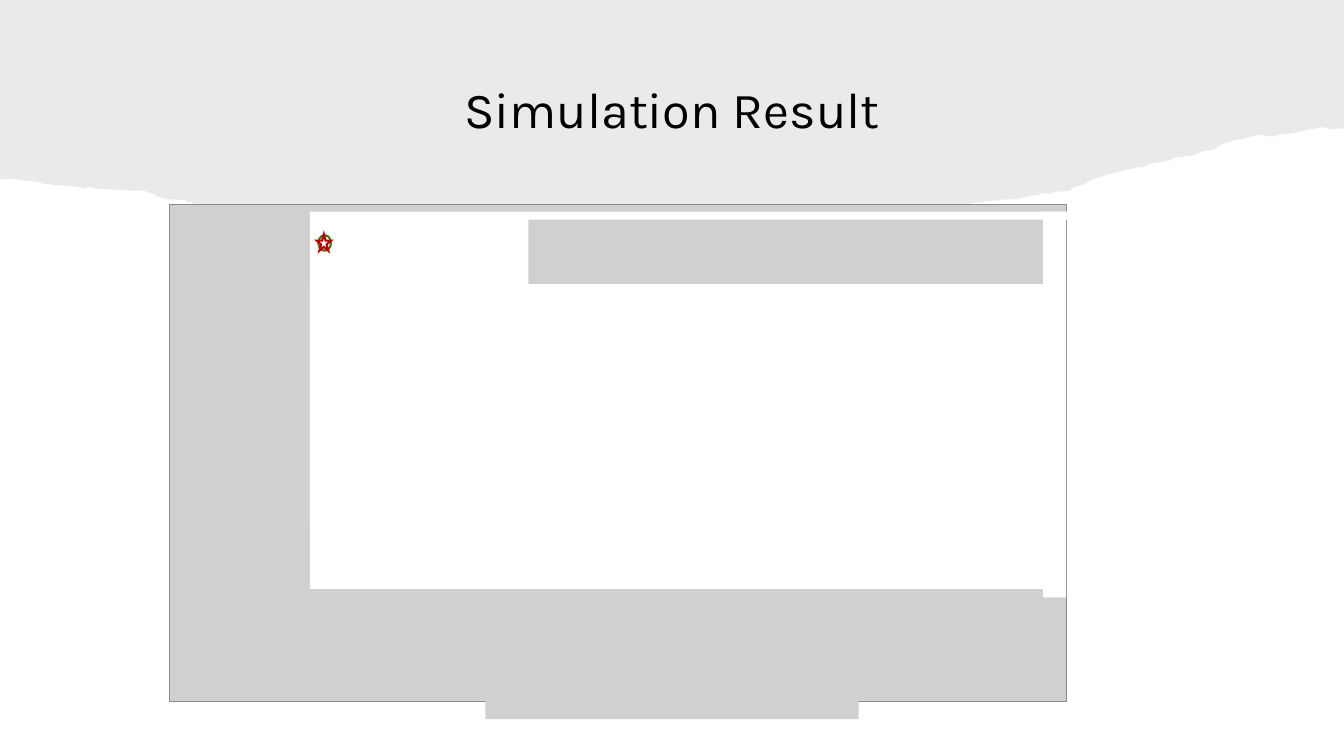
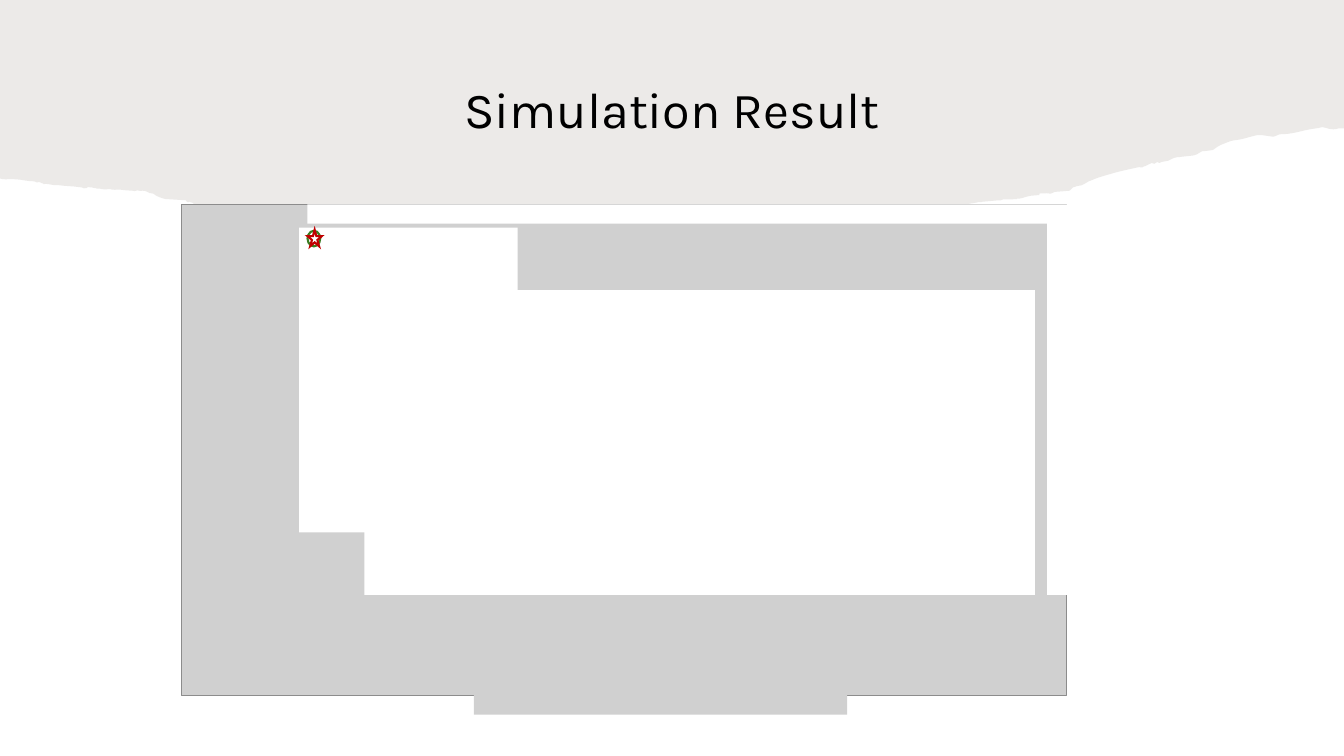
Before and after one commit to HaseebLUMS/Onyx-Presentation, a slide deck: slide 36 of tommy_hotnets_v2.pptx. Drawn at 1344x756 pixels with LibreOffice and Linux fonts; fonts in the diff are those of the drawing; grey boxes stand for pictures. Boxes give left, top, right and bottom in pixels: in the first picture for what was removed or moved away, otherwise in the second. Text is boxed around its words. In the diff, an @@ line names an element or a change of style, - is before the commit and + after.

```diff
--- a/tommy_hotnets_v2.pptx
+++ b/tommy_hotnets_v2.pptx
@@ picture: place and size @@
-picture at (169,205,1066,702)
+picture at (181,205,1067,696)
@@ rectangle added at (308,205,1075,224), fill #FFFFFF @@
@@ rectangle: place and size @@
-rectangle at (310,218,528,522)
+rectangle at (299,228,518,532)
@@ rectangle added at (1047,213,1085,595), fill #FFFFFF @@
@@ rectangle: place and size @@
-rectangle at (310,284,1050,589)
+rectangle at (365,290,1035,595)
@@ 1 star, 1 ellipse, 1 picture: place and size @@
-1 star, 1 ellipse, 1 picture at (317,234,859,719)
+1 star, 1 ellipse, 1 picture at (308,230,848,715)
```
Also in this commit, not shown: 4 other slides changed.
